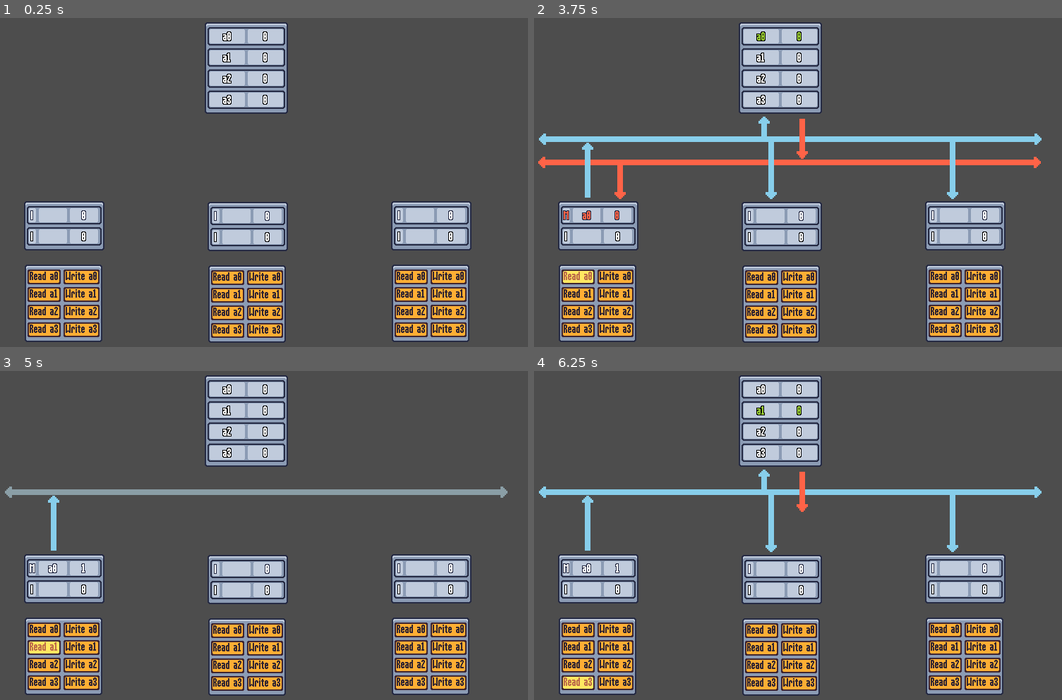
Above: before the commit, frames 1-4 (two rows, left to right).
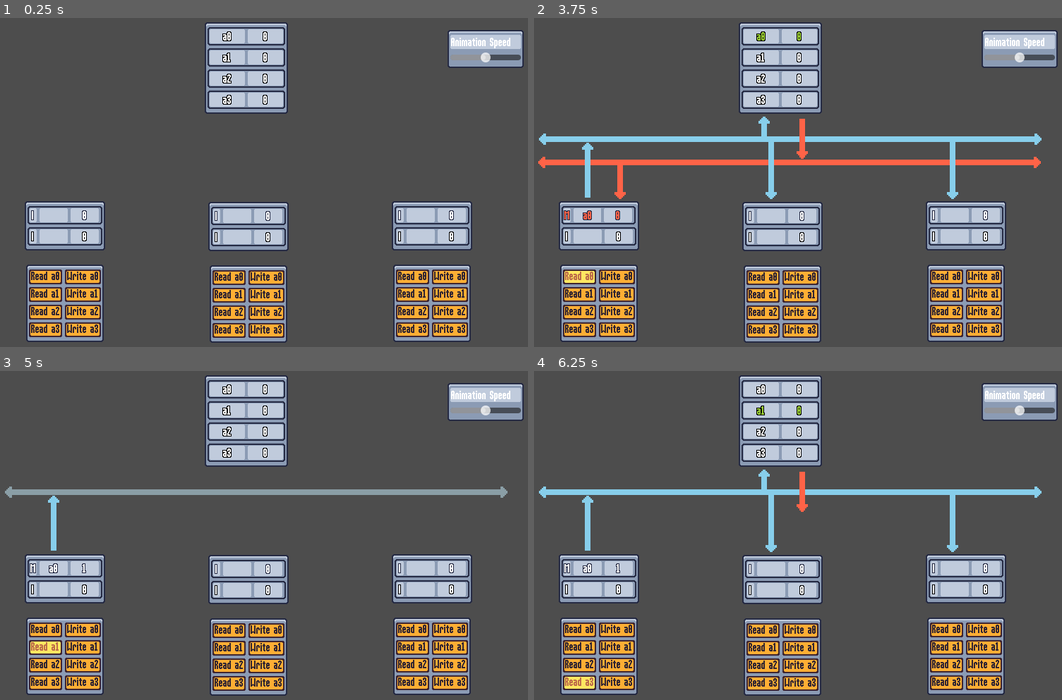
Above: after the commit, the same moments.

Repository: masoud-ata/MESImulator
Game: Godot game, scene res://scenes/program.tscn
Two runs of this game, one before a commit and one after it. Both use one fixed random seed, a clock stepped at 60 frames per second and the inputs below.
Inputs:
- Up to frame 1 (0.25 s): no input
- Up to frame 2 (3.75 s): click "Write a0" at 0.5 s; click "Write a1" at 1.25 s; click "Write a2" at 2 s; click "Write a3" at 2.75 s; click "Read a0" at 3.5 s
- Up to frame 3 (5 s): click "Read a1" at 4.25 s
- Up to frame 4 (6.25 s): click "Read a2" at 5 s; click "Read a3" at 5.75 s

The runs differ from the first frame. In frame 1, 6.0% of the frame differs, in the area x 4-100%, y 3-99%; in frame 2, 6.0%; in frame 3, 6.0%; in frame 4, 6.0%.

Commit message:
refactor some code add speed slider setting

Diff:
--- a/globals/signals.gd
+++ b/globals/signals.gd
@@ -1,5 +1,7 @@
 extends Node
 
+
+signal animation_speed_factor_changed(factor: float)
 
 signal read_requested(cpu_id: int, memory_address: int)
 signal write_requested(cpu_id: int, memory_address: int)
--- a/scenes/cpu_ui.gd
+++ b/scenes/cpu_ui.gd
@@ -1,8 +1,12 @@
 extends Node2D
 
 
+const DEFAULT_ANIMATION_TIME = 0.1
+
 @export var id: int
 
+@export var animation_scale_factor := Vector2(1.1, 1.1)
+@export var animation_time := DEFAULT_ANIMATION_TIME
 
 @onready var read_a_0: Button = %ReadA0
 @onready var read_a_1: Button = %ReadA1
@@ -14,24 +18,35 @@
 @onready var write_a_2: Button = %WriteA2
 @onready var write_a_3: Button = %WriteA3
 
+@onready var all_buttons = [
+	read_a_0, read_a_1, read_a_2, read_a_3,
+	write_a_0, write_a_1, write_a_2, write_a_3,
+]
+
 @onready var cache_value = [
 	$CPUCacheUI/PanelContainer/VBoxContainer/PanelContainer/HBoxContainer/Value,
 	$CPUCacheUI/PanelContainer/VBoxContainer/PanelContainer2/HBoxContainer/Value,
 ]
+
 @onready var cache_tag = [
 	$CPUCacheUI/PanelContainer/VBoxContainer/PanelContainer/HBoxContainer/Address,
 	$CPUCacheUI/PanelContainer/VBoxContainer/PanelContainer2/HBoxContainer/Address,
 ]
+
 @onready var cache_state = [
 	$CPUCacheUI/PanelContainer/VBoxContainer/PanelContainer/HBoxContainer/Status,
 	$CPUCacheUI/PanelContainer/VBoxContainer/PanelContainer2/HBoxContainer/Status,
 ]
+
 @onready var cache_line = [
 	$CPUCacheUI/PanelContainer/VBoxContainer/PanelContainer,
 	$CPUCacheUI/PanelContainer/VBoxContainer/PanelContainer2,
 ]
 
+
 func _ready() -> void:
+	Signals.animation_speed_factor_changed.connect(_adjust_animation_speed)
+
 	read_a_0.pressed.connect(_on_read_a_0_pressed)
 	read_a_1.pressed.connect(_on_read_a_1_pressed)
 	read_a_2.pressed.connect(_on_read_a_2_pressed)
@@ -41,15 +56,20 @@
 	write_a_2.pressed.connect(_on_write_a_2_pressed)
 	write_a_3.pressed.connect(_on_write_a_3_pressed)
 
-	read_a_0.pivot_offset = read_a_0.size / 2
-	read_a_1.pivot_offset = read_a_1.size / 2
-	read_a_2.pivot_offset = read_a_2.size / 2
-	read_a_3.pivot_offset = read_a_3.size / 2
+	for button in all_buttons:
+		button.pivot_offset = button.size / 2
 
 	for line in cache_line:
 		line.pivot_offset = line.size / 2
 
 	_init_contents()
+
+
+func _adjust_animation_speed(factor: float) -> void:
+	if is_equal_approx(factor, 0.0):
+		animation_time = DEFAULT_ANIMATION_TIME * factor
+	else:
+		animation_time = DEFAULT_ANIMATION_TIME
 
 
 func _on_read_a_0_pressed() -> void:
@@ -74,18 +94,22 @@
 
 func _on_write_a_0_pressed() -> void:
 	Signals.write_requested.emit(id, 0)
+	_animate_button(write_a_0)
 
 
 func _on_write_a_1_pressed() -> void:
 	Signals.write_requested.emit(id, 1)
+	_animate_button(write_a_1)
 
 
 func _on_write_a_2_pressed() -> void:
 	Signals.write_requested.emit(id, 2)
+	_animate_button(write_a_2)
 
 
 func _on_write_a_3_pressed() -> void:
 	Signals.write_requested.emit(id, 3)
+	_animate_button(write_a_3)
 
 
 func _init_contents() -> void:
@@ -93,6 +117,13 @@
 		val.text = "0"
 	for state in cache_state:
 		state.text = "I"
+
+
+func _animate_button(button: Button) -> void:
+	var tween = create_tween()
+	tween.tween_property(button, "scale", animation_scale_factor, DEFAULT_ANIMATION_TIME / 2)
+	tween.tween_property(button, "scale", Vector2.ONE, DEFAULT_ANIMATION_TIME / 2)\
+	.set_ease(Tween.EASE_OUT).set_trans(Tween.TRANS_BACK)
 
 
 func update_cache_content(set_no: int, tag: int, value: int) -> void:
@@ -105,17 +136,10 @@
 	cache_state[set_no].text = state
 
 
-func _animate_button(button: Button) -> void:
-	var tween = create_tween()
-	tween.tween_property(button, "scale", Vector2(1.05, 1.05), .05)
-	tween.tween_property(button, "scale", Vector2.ONE, .05)\
-	.set_ease(Tween.EASE_OUT).set_trans(Tween.TRANS_BACK)
-
-
 func animate_cache_content(set_no: int) -> void:
 	var tween = create_tween()
-	tween.tween_property(cache_line[set_no], "scale", Vector2(1.1, 1.1), .1)
-	tween.tween_property(cache_line[set_no], "scale", Vector2.ONE, .1)\
+	tween.tween_property(cache_line[set_no], "scale", animation_scale_factor, DEFAULT_ANIMATION_TIME)
+	tween.tween_property(cache_line[set_no], "scale", Vector2.ONE, DEFAULT_ANIMATION_TIME)\
 	.set_ease(Tween.EASE_OUT).set_trans(Tween.TRANS_BACK)
 	await tween.finished
-	await get_tree().create_timer(.1).timeout
+	await get_tree().create_timer(animation_time).timeout
--- a/scenes/cpu_transaction_ui.tscn
+++ b/scenes/cpu_ui.tscn
@@ -2,7 +2,7 @@
 
 [ext_resource type="Script" path="res://scenes/cpu_ui.gd" id="1_8ai7d"]
 
-[node name="CPU" type="Node2D"]
+[node name="CPUUI" type="Node2D"]
 script = ExtResource("1_8ai7d")
 
 [node name="CPUCacheUI" type="Node2D" parent="."]
@@ -85,7 +85,7 @@
 vertical_alignment = 1
 
 [node name="CPUTransactionUI" type="Node2D" parent="."]
-position = Vector2(1, 90)
+position = Vector2(2, 90)
 
 [node name="PanelContainer" type="PanelContainer" parent="CPUTransactionUI"]
 offset_right = 40.0
--- a/scenes/ram_ui.gd
+++ b/scenes/ram_ui.gd
@@ -1,5 +1,7 @@
 extends Node2D
 
+
+const DEFAULT_ANIMATION_TIME = 0.1
 
 @onready var mem_lines: Array[PanelContainer] = [
 	$PanelContainer/VBoxContainer/PanelContainer,
@@ -7,6 +9,9 @@
 	$PanelContainer/VBoxContainer/PanelContainer3,
 	$PanelContainer/VBoxContainer/PanelContainer4,
 ]
+
+@export var animation_scale_factor := Vector2(1.1, 1.1)
+@export var animation_time := DEFAULT_ANIMATION_TIME
 
 
 func _ready() -> void:
@@ -24,17 +29,16 @@
 	mem_lines[mem_address].get_child(0).get_child(0).set("theme_override_colors/font_color", Color.YELLOW_GREEN)
 	mem_lines[mem_address].get_child(0).get_child(1).set("theme_override_colors/font_color", Color.YELLOW_GREEN)
 	var tween = create_tween()
-	tween.tween_property(mem_lines[mem_address], "scale", Vector2(1.05, 1.05), .05)
-	tween.tween_property(mem_lines[mem_address], "scale", Vector2.ONE, .05)\
-	.set_ease(Tween.EASE_OUT).set_trans(Tween.TRANS_BACK)
+	tween.tween_property(mem_lines[mem_address], "scale", animation_scale_factor, animation_time / 2)
+	tween.tween_property(mem_lines[mem_address], "scale", Vector2.ONE, animation_time / 2)\
+	.set_ease(Tween.EASE_OUT).set_trans(Tween.TRANS_CUBIC)
 
 
 func animate_mem_line_write(mem_address: int, data: int) -> void:
-	clear_colors()
 	mem_lines[mem_address].get_child(0).get_child(1).text = str(data)
 	mem_lines[mem_address].get_child(0).get_child(0).set("theme_override_colors/font_color", Color.TOMATO)
 	mem_lines[mem_address].get_child(0).get_child(1).set("theme_override_colors/font_color", Color.TOMATO)
 	var tween = create_tween()
-	tween.tween_property(mem_lines[mem_address], "scale", Vector2(1.05, 1.05), .05)
-	tween.tween_property(mem_lines[mem_address], "scale", Vector2.ONE, .05)\
-	.set_ease(Tween.EASE_OUT).set_trans(Tween.TRANS_BACK)
+	tween.tween_property(mem_lines[mem_address], "scale", animation_scale_factor, animation_time / 2)
+	tween.tween_property(mem_lines[mem_address], "scale", Vector2.ONE, animation_time / 2)\
+	.set_ease(Tween.EASE_OUT).set_trans(Tween.TRANS_CUBIC)
--- /dev/null
+++ b/scenes/settings.gd
@@ -0,0 +1,19 @@
+extends Node2D
+
+
+const NUM_SPEED_STEPS = 10
+
+@onready var speed_slider: HSlider = %SpeedSlider
+
+
+func _ready() -> void:
+	speed_slider.drag_ended.connect(_on_speed_slider_drag_ended)
+	speed_slider.min_value = -NUM_SPEED_STEPS / 2
+	speed_slider.max_value = NUM_SPEED_STEPS / 2
+	speed_slider.value = 0
+
+
+func _on_speed_slider_drag_ended(value_changed: bool) -> void:
+	var speed_factor = speed_slider.value * 0.2 + 1.0
+	Signals.animation_speed_factor_changed.emit(speed_factor)
+	print(speed_factor)
--- /dev/null
+++ b/scenes/settings.tscn
@@ -0,0 +1,22 @@
+[gd_scene load_steps=2 format=3 uid="uid://cal5d4vh1082r"]
+
+[ext_resource type="Script" path="res://scenes/settings.gd" id="1_ntfx8"]
+
+[node name="Settings" type="Node2D"]
+script = ExtResource("1_ntfx8")
+
+[node name="PanelContainer" type="PanelContainer" parent="."]
+offset_right = 8.0
+offset_bottom = 14.0
+
+[node name="VBoxContainer" type="VBoxContainer" parent="PanelContainer"]
+layout_mode = 2
+
+[node name="Label" type="Label" parent="PanelContainer/VBoxContainer"]
+layout_mode = 2
+text = "Animation Speed"
+
+[node name="SpeedSlider" type="HSlider" parent="PanelContainer/VBoxContainer"]
+unique_name_in_owner = true
+custom_minimum_size = Vector2(100, 0)
+layout_mode = 2
--- a/scenes/system_ui.gd
+++ b/scenes/system_ui.gd
@@ -1,7 +1,11 @@
 extends Node2D
 
 
-@onready var buses: Node2D = $Buses
+const DEFAULT_ANIMATION_TIME = 0.5
+
+@export var animation_time := DEFAULT_ANIMATION_TIME
+
+@onready var buses_node: Node2D = $Buses
 
 @onready var cpus: Array[Node2D] = [$CPU0, $CPU1, $CPU2]
 
@@ -32,28 +36,33 @@
 ]
 @onready var ram_address_in_bus: CanvasGroup = $Buses/RamAddressIn
 @onready var ram_address_out_bus: CanvasGroup = $Buses/RamAddressOut
-@onready var ram_data_in: CanvasGroup = $Buses/RamDataIn
-@onready var ram_data_out: CanvasGroup = $Buses/RamDataOut
+@onready var ram_data_in_bus: CanvasGroup = $Buses/RamDataIn
+@onready var ram_data_out_bus: CanvasGroup = $Buses/RamDataOut
 
 @onready var data_bus: CanvasGroup = $Buses/DataBus
 @onready var address_bus: CanvasGroup = $Buses/AddressBus
 
 
 func _ready() -> void:
-	Signals.all_new_transaction_started.connect(all_new_transaction_started)
-	Signals.cache_state_updated.connect(cache_state_updated)
-	Signals.write_transaction_performed_in_cache.connect(write_transaction_performed_in_cache)
-	Signals.read_transaction_performed_in_cache.connect(read_transaction_performed_in_cache)
-	Signals.read_transaction_started_on_bus.connect(read_transaction_started_on_bus)
-	Signals.snoop_transaction_started_on_bus.connect(snoop_transaction_started_on_bus)
-	Signals.read_transaction_started_from_ram.connect(read_transaction_started_from_ram)
-	Signals.read_transaction_started_from_other_cache.connect(read_transaction_started_from_other_cache)
-	Signals.write_transaction_started_to_ram.connect(write_transaction_started_to_ram)
+	Signals.animation_speed_factor_changed.connect(_adjust_animation_speed)
+	Signals.all_new_transaction_started.connect(_all_new_transaction_started)
+	Signals.cache_state_updated.connect(_cache_state_updated)
+	Signals.write_transaction_performed_in_cache.connect(_write_transaction_performed_in_cache)
+	Signals.read_transaction_performed_in_cache.connect(_read_transaction_performed_in_cache)
+	Signals.read_transaction_started_on_bus.connect(_read_transaction_started_on_bus)
+	Signals.snoop_transaction_started_on_bus.connect(_snoop_transaction_started_on_bus)
+	Signals.read_transaction_started_from_ram.connect(_read_transaction_started_from_ram)
+	Signals.read_transaction_started_from_other_cache.connect(_read_transaction_started_from_other_cache)
+	Signals.write_transaction_started_to_ram.connect(_write_transaction_started_to_ram)
 	_clear_bus_visuals()
 
 
+func _adjust_animation_speed(factor: float) -> void:
+	animation_time = DEFAULT_ANIMATION_TIME * factor
+
+
 func _clear_bus_visuals() -> void:
-	for bus in buses.get_children():
+	for bus in buses_node.get_children():
 		bus.self_modulate = Color(1, 1, 1, 0)
 
 
@@ -71,13 +80,13 @@
 	ram_ui.clear_colors()
 
 
-func all_new_transaction_started() -> void:
+func _all_new_transaction_started() -> void:
 	_clear_memory_visuals()
 	_clear_bus_visuals()
 	_clear_cache_visuals()
 
 
-func write_transaction_performed_in_cache(cpu_id: int, set_no: int, tag: int, data: int) -> void:
+func _write_transaction_performed_in_cache(cpu_id: int, set_no: int, tag: int, data: int) -> void:
 	cpus[cpu_id].cache_value[set_no].set("theme_override_colors/font_color", Color.TOMATO)
 	cpus[cpu_id].cache_tag[set_no].set("theme_override_colors/font_color", Color.TOMATO)
 	cpus[cpu_id].cache_state[set_no].set("theme_override_colors/font_color", Color.TOMATO)
@@ -86,7 +95,7 @@
 	Signals.transaction_finished.emit()
 
 
-func read_transaction_performed_in_cache(cpu_id: int, set_no: int, tag: int, state: String) -> void:
+func _read_transaction_performed_in_cache(cpu_id: int, set_no: int, tag: int, state: String) -> void:
 	cpus[cpu_id].cache_value[set_no].set("theme_override_colors/font_color", Color.YELLOW_GREEN)
 	cpus[cpu_id].cache_tag[set_no].set("theme_override_colors/font_color", Color.YELLOW_GREEN)
 	cpus[cpu_id].cache_state[set_no].set("theme_override_colors/font_color", Color.YELLOW_GREEN)
@@ -95,68 +104,68 @@
 	Signals.transaction_finished.emit()
 
 
-func read_transaction_started_on_bus(cpu_id: int, mem_address: int) -> void:
+func _read_transaction_started_on_bus(cpu_id: int, mem_address: int) -> void:
 	var tween = create_tween()
-	tween.tween_property(cache_address_out_buses[cpu_id], "self_modulate", Color.SKY_BLUE, .5)
-	tween.tween_property(address_bus, "self_modulate", Color.SKY_BLUE, .5)
-	tween.tween_property(ram_address_in_bus, "self_modulate", Color.SKY_BLUE, .5)
+	tween.tween_property(cache_address_out_buses[cpu_id], "self_modulate", Color.SKY_BLUE, animation_time)
+	tween.tween_property(address_bus, "self_modulate", Color.SKY_BLUE, animation_time)
+	tween.tween_property(ram_address_in_bus, "self_modulate", Color.SKY_BLUE, animation_time)
 	var other_address_in_buses = cache_address_in_buses.duplicate()
 	other_address_in_buses.remove_at(cpu_id)
 	for b in other_address_in_buses:
-		tween.parallel().tween_property(b, "self_modulate", Color.SKY_BLUE, .5)
+		tween.parallel().tween_property(b, "self_modulate", Color.SKY_BLUE, animation_time)
 	await tween.finished
 	Signals.transaction_finished.emit()
 
 
-func snoop_transaction_started_on_bus(cpu_id: int, mem_address: int) -> void:
+func _snoop_transaction_started_on_bus(cpu_id: int, mem_address: int) -> void:
 	var tween = create_tween()
-	tween.tween_property(cache_address_out_buses[cpu_id], "self_modulate", Color.SKY_BLUE, .5)
-	tween.tween_property(address_bus, "self_modulate", Color.SKY_BLUE, .5)
-	#tween.tween_property(ram_address_in_bus, "self_modulate", Color.SKY_BLUE, .5)
+	tween.tween_property(cache_address_out_buses[cpu_id], "self_modulate", Color.SKY_BLUE, animation_time)
+	tween.tween_property(address_bus, "self_modulate", Color.SKY_BLUE, animation_time)
+	#tween.tween_property(ram_address_in_bus, "self_modulate", Color.SKY_BLUE, animation_time)
 	var other_address_in_buses = cache_address_in_buses.duplicate()
 	other_address_in_buses.remove_at(cpu_id)
 	for b in other_address_in_buses:
-		tween.parallel().tween_property(b, "self_modulate", Color.SKY_BLUE, .5)
+		tween.parallel().tween_property(b, "self_modulate", Color.SKY_BLUE, animation_time)
 	await tween.finished
 	Signals.transaction_finished.emit()
 
 
-func write_transaction_started_to_ram(cpu_id: int, mem_address: int, data: int) -> void:
+func _write_transaction_started_to_ram(cpu_id: int, mem_address: int, data: int) -> void:
 	var tween = create_tween()
-	tween.tween_property(cache_address_out_buses[cpu_id], "self_modulate", Color.SKY_BLUE, .5)
-	tween.tween_property(address_bus, "self_modulate", Color.SKY_BLUE, .5)
-	tween.tween_property(ram_address_in_bus, "self_modulate", Color.SKY_BLUE, .5)
+	tween.tween_property(cache_address_out_buses[cpu_id], "self_modulate", Color.SKY_BLUE, animation_time)
+	tween.tween_property(address_bus, "self_modulate", Color.SKY_BLUE, animation_time)
+	tween.tween_property(ram_address_in_bus, "self_modulate", Color.SKY_BLUE, animation_time)
 	var tween_data = create_tween()
-	tween_data.tween_property(cache_data_out_buses[cpu_id], "self_modulate", Color.TOMATO, .5)
-	tween_data.tween_property(data_bus, "self_modulate", Color.TOMATO, .5)
-	tween_data.tween_property(ram_data_in, "self_modulate", Color.TOMATO, .5)
+	tween_data.tween_property(cache_data_out_buses[cpu_id], "self_modulate", Color.TOMATO, animation_time)
+	tween_data.tween_property(data_bus, "self_modulate", Color.TOMATO, animation_time)
+	tween_data.tween_property(ram_data_in_bus, "self_modulate", Color.TOMATO, animation_time)
 	await tween.finished
 	ram_ui.animate_mem_line_write(mem_address, data)
-	await get_tree().create_timer(.5).timeout
+	await get_tree().create_timer(animation_time).timeout
 	Signals.transaction_finished.emit()
 
 
-func read_transaction_started_from_ram(cpu_id: int, mem_address: int) -> void:
+func _read_transaction_started_from_ram(cpu_id: int, mem_address: int) -> void:
 	var tween = create_tween()
 	ram_ui.animate_mem_line_read(mem_address)
-	tween.tween_property(ram_data_out, "self_modulate", Color.TOMATO, .5)
-	tween.tween_property(data_bus, "self_modulate", Color.TOMATO, .5)
-	tween.tween_property(cache_data_in_buses[cpu_id], "self_modulate", Color.TOMATO, .5)
+	tween.tween_property(ram_data_out_bus, "self_modulate", Color.TOMATO, animation_time)
+	tween.tween_property(data_bus, "self_modulate", Color.TOMATO, animation_time)
+	tween.tween_property(cache_data_in_buses[cpu_id], "self_modulate", Color.TOMATO, animation_time)
 	await tween.finished
 	Signals.transaction_finished.emit()
 
 
-func read_transaction_started_from_other_cache(other_cpu_id: int, cpu_id: int, mem_address:int, data: int) -> void:
+func _read_transaction_started_from_other_cache(other_cpu_id: int, cpu_id: int, mem_address:int, data: int) -> void:
 	var tween = create_tween()
-	tween.tween_property(cache_data_out_buses[other_cpu_id], "self_modulate", Color.TOMATO, .5)
-	tween.tween_property(data_bus, "self_modulate", Color.TOMATO, .5)
-	tween.tween_property(cache_data_in_buses[cpu_id], "self_modulate", Color.TOMATO, .5)
-	tween.parallel().tween_property(ram_data_in, "self_modulate", Color.TOMATO, .5)
+	tween.tween_property(cache_data_out_buses[other_cpu_id], "self_modulate", Color.TOMATO, animation_time)
+	tween.tween_property(data_bus, "self_modulate", Color.TOMATO, animation_time)
+	tween.tween_property(cache_data_in_buses[cpu_id], "self_modulate", Color.TOMATO, animation_time)
+	tween.parallel().tween_property(ram_data_in_bus, "self_modulate", Color.TOMATO, animation_time)
 	await tween.finished
 	ram_ui.animate_mem_line_write(mem_address, data)
 	Signals.transaction_finished.emit()
 
 
-func cache_state_updated(cpu_id: int, set_no: int, tag: int, state: String) -> void:
+func _cache_state_updated(cpu_id: int, set_no: int, tag: int, state: String) -> void:
 	cpus[cpu_id].update_cache_state(set_no, tag, state)
 	await cpus[cpu_id].animate_cache_content(set_no)
--- a/scenes/system_ui.tscn
+++ b/scenes/system_ui.tscn
@@ -1,22 +1,23 @@
-[gd_scene load_steps=5 format=3 uid="uid://biw35awrn2a6w"]
-
-[ext_resource type="PackedScene" uid="uid://bco8y64xv5o0" path="res://scenes/cpu_transaction_ui.tscn" id="1_f3ao2"]
+[gd_scene load_steps=6 format=3 uid="uid://biw35awrn2a6w"]
+
+[ext_resource type="PackedScene" uid="uid://bco8y64xv5o0" path="res://scenes/cpu_ui.tscn" id="1_f3ao2"]
 [ext_resource type="Script" path="res://scenes/system_ui.gd" id="1_lx7g6"]
 [ext_resource type="PackedScene" uid="uid://dhhcghptane4n" path="res://scenes/ram_ui.tscn" id="2_pve52"]
 [ext_resource type="Texture2D" uid="uid://b6c1l7vx6u4hj" path="res://assets/colored_tilemap.png" id="4_6x3pj"]
+[ext_resource type="PackedScene" uid="uid://cal5d4vh1082r" path="res://scenes/settings.tscn" id="5_ufjsy"]
 
 [node name="SystemUI" type="Node2D"]
 script = ExtResource("1_lx7g6")
 
 [node name="CPU0" parent="." instance=ExtResource("1_f3ao2")]
-position = Vector2(64, 266)
+position = Vector2(65, 266)
 
 [node name="CPU1" parent="." instance=ExtResource("1_f3ao2")]
-position = Vector2(324, 267)
+position = Vector2(325, 267)
 id = 1
 
 [node name="CPU2" parent="." instance=ExtResource("1_f3ao2")]
-position = Vector2(584, 266)
+position = Vector2(585, 266)
 id = 2
 
 [node name="RamUI" parent="." instance=ExtResource("2_pve52")]
@@ -386,3 +387,6 @@
 texture = ExtResource("4_6x3pj")
 region_enabled = true
 region_rect = Rect2(9, 65, 8, 4)
+
+[node name="Settings" parent="." instance=ExtResource("5_ufjsy")]
+position = Vector2(664, 23)
Binary file changed: assets/colored_tilemap.png
